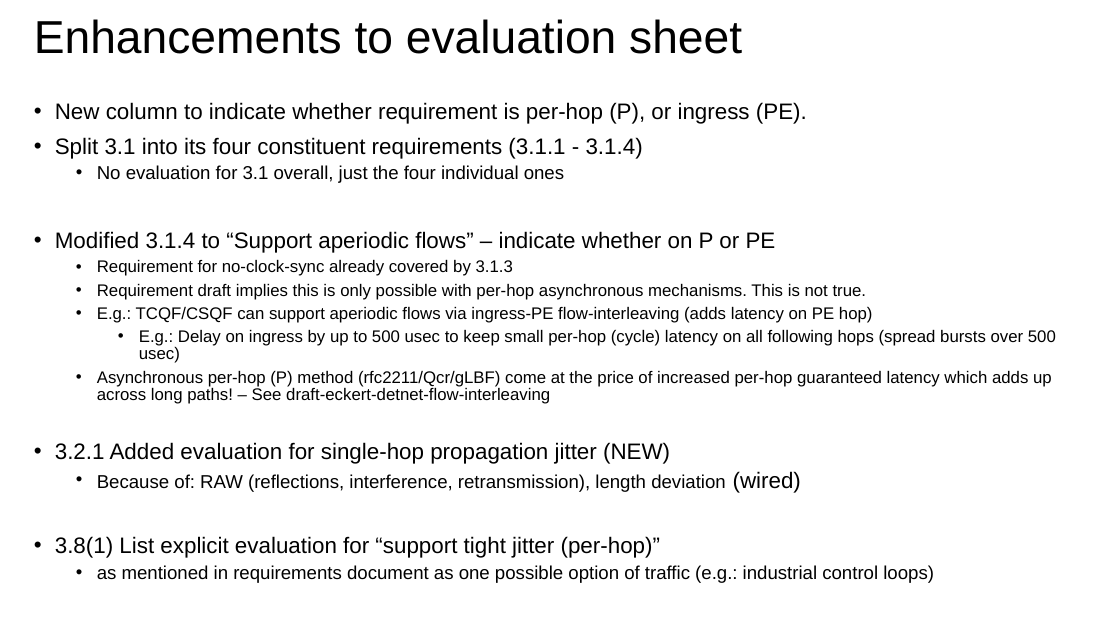
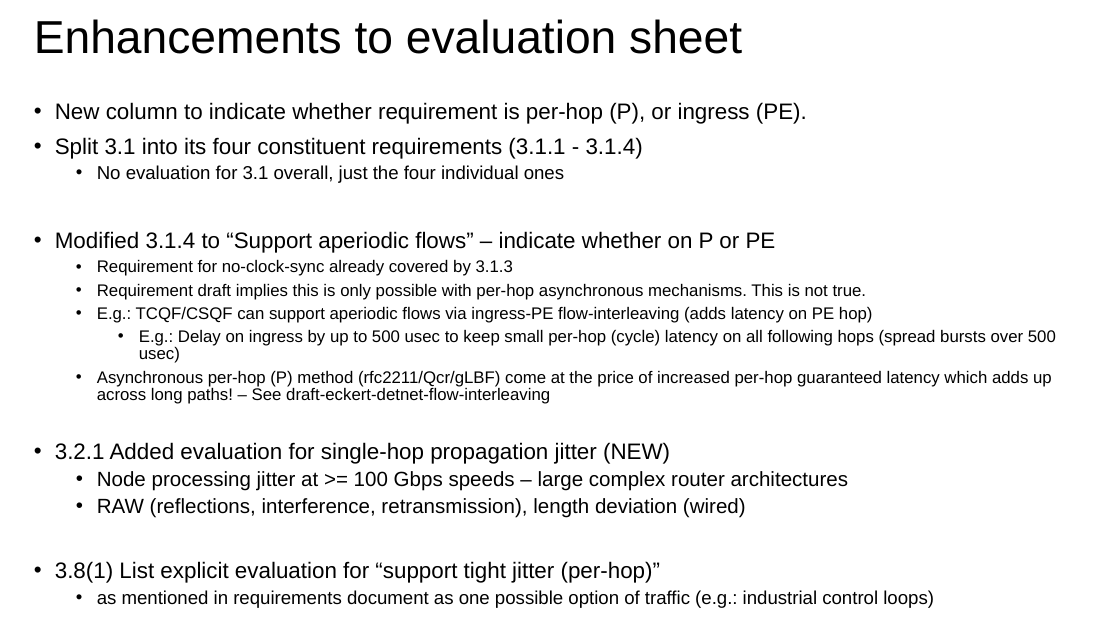
Before and after one commit to toerless/detnet, a slide deck: slide 3 of slides/evaluation/evaluation-interim-09122023-tcqf-csqf-glbf.pptx. Drawn at 1120x630 pixels with LibreOffice and Linux fonts; fonts in the diff are those of the drawing. Boxes give left, top, right and bottom in pixels: in the first picture for what was removed or moved away, otherwise in the second. Text is boxed around its words. In the diff, an @@ line names an element or a change of style, - is before the commit and + after.

```diff
--- a/slides/evaluation/evaluation-interim-09122023-tcqf-csqf-glbf.pptx
+++ b/slides/evaluation/evaluation-interim-09122023-tcqf-csqf-glbf.pptx
@@ text at box(97, 471, 849, 518): text changed; size 16 to 17.6 pt @@
-  • Because of: RAW (reflections, interference, retransmission), length deviation (wired)
+  • Node processing jitter at >= 100 Gbps speeds – large complex router architectures
+  • RAW (reflections, interference, retransmission), length deviation (wired)
```
Also in this commit, not shown: 4 other slides changed, 1 other file.
